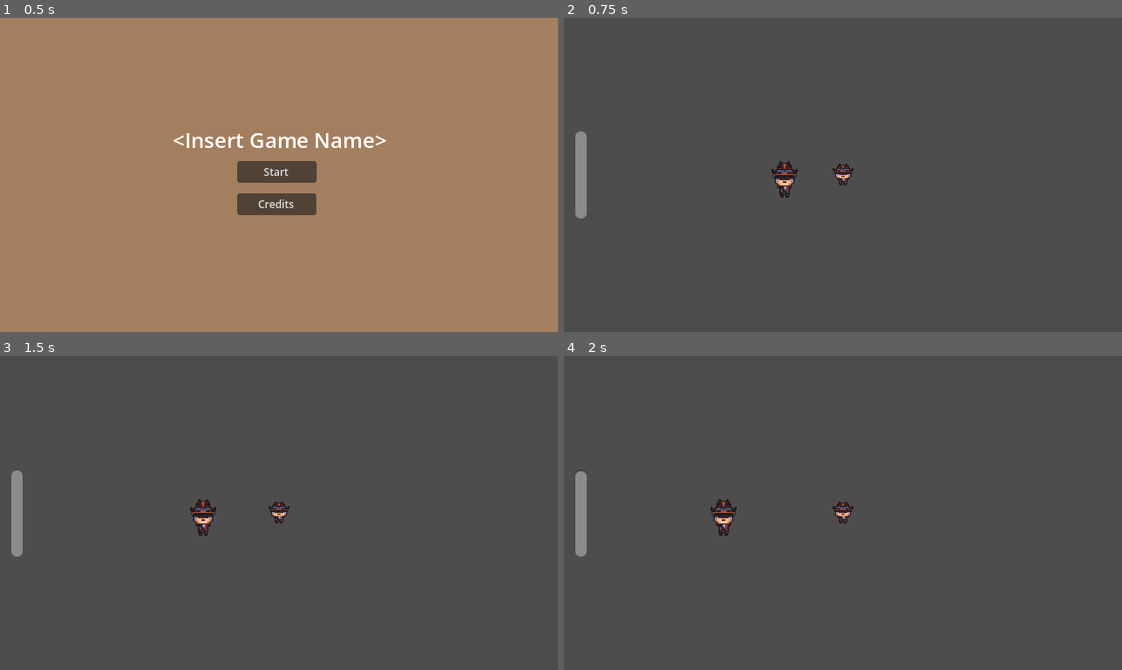
Above: before the commit, frames 1-4 (two rows, left to right).
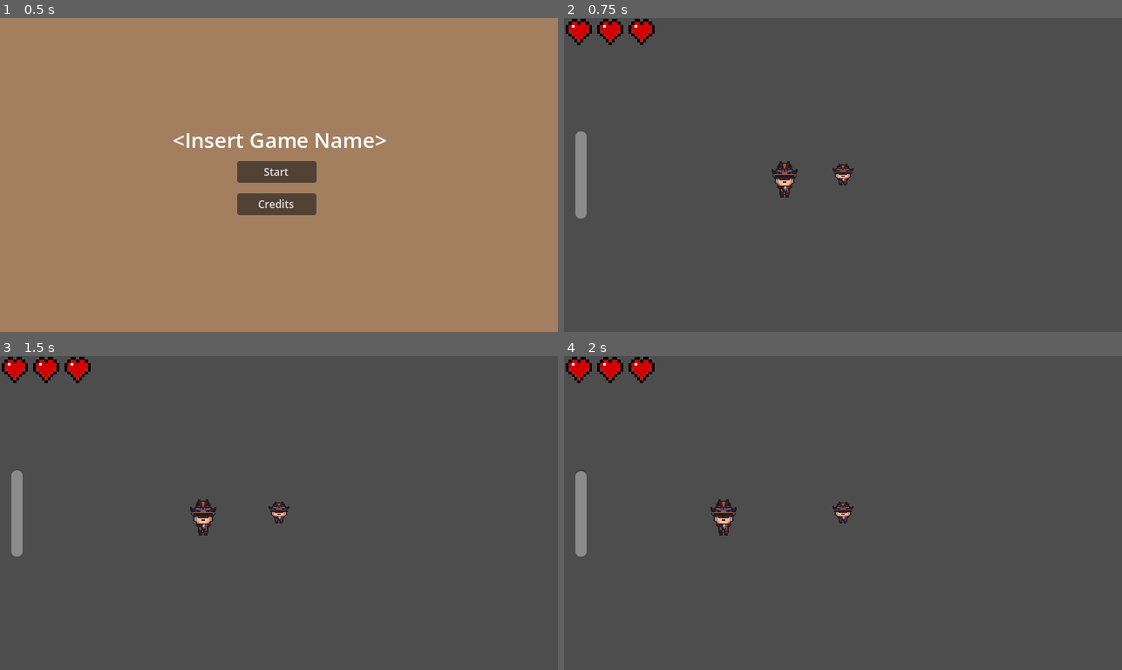
Above: after the commit, the same moments.

Repository: longv1-code/chillennium-26
Game: Godot game, scene res://scenes/main_menu.tscn
Same seed, same stepped clock (60 frames per second), same inputs: the game is played once before the commit and once after it.
Inputs:
- Up to frame 1 (0.5 s): no input
- Up to frame 2 (0.75 s): click "Start" at 0.5 s
- Up to frame 3 (1.5 s): tap Enter at 1.25 s; hold D (move_right) from 1.28 s (still down); hold F (interact) from 1.28 s (still down)
- Up to frame 4 (2 s): keep holding D (move_right); keep holding F (interact); tap Space (qte_action) at 1.55 s

Frame 1 is identical in both runs. In frame 2, 0.8% of the frame differs, in the area x 0-17%, y 0-9%; in frame 3, 0.8%; in frame 4, 0.8%.

Commit message:
working tap qte

Diff:
--- a/health_ui.tscn
+++ b/health_ui.tscn
@@ -1,6 +1,7 @@
 [gd_scene format=3 uid="uid://dhwe0e6bpik2p"]
 
-[ext_resource type="Script" path="res://health_ui.gd" id="1_tt5l4"]
+[ext_resource type="Script" uid="uid://ckn2p2lcwwt6d" path="res://health_ui.gd" id="1_tt5l4"]
+[ext_resource type="Texture2D" uid="uid://ni7diy68044w" path="res://heart.png" id="2_iy3an"]
 
 [node name="HealthUI" type="Control" unique_id=2111925015]
 layout_mode = 3
@@ -14,10 +15,22 @@
 offset_bottom = 70.0
 
 [node name="Heart1" type="TextureRect" parent="HBoxContainer" unique_id=1585528174]
+custom_minimum_size = Vector2(32, 32)
 layout_mode = 2
+texture = ExtResource("2_iy3an")
+expand_mode = 1
+stretch_mode = 4
 
 [node name="Heart2" type="TextureRect" parent="HBoxContainer" unique_id=1711671000]
+custom_minimum_size = Vector2(32, 32)
 layout_mode = 2
+texture = ExtResource("2_iy3an")
+expand_mode = 1
+stretch_mode = 4
 
 [node name="Heart3" type="TextureRect" parent="HBoxContainer" unique_id=815134533]
+custom_minimum_size = Vector2(32, 32)
 layout_mode = 2
+texture = ExtResource("2_iy3an")
+expand_mode = 1
+stretch_mode = 4
--- a/player.gd
+++ b/player.gd
@@ -9,11 +9,13 @@
 var qte_active: bool = false
 var qte_target: Node = null
 
+# movement
 func _physics_process(delta: float) -> void:
 	var direction = Input.get_vector("move_left", "move_right", "move_up", "move_down")
 	velocity = direction * speed * delta
 	move_and_slide()
 
+# item interaction
 func _on_interaction_area_body_entered(body: Node2D) -> void:
 	if body.is_in_group("items"): # detects nearby items
 		nearby_item = body
@@ -30,13 +32,14 @@
 		nearby_item.queue_free()
 		nearby_item = null
 
+# monster interaction
 func take_damage(): # take 1 damage from monster
 	print("Player damaged")
 	health -= 1
 	health_ui.set_health(health)
 signal qte_triggered(enemy)
 
-func _on_detection_area_body_entered(body: Node2D) -> void:
+func _on_detection_area_body_entered(body: Node2D) -> void: # if monster is within radius to trigger QTE
 	if body.is_in_group("enemies") and not qte_active:
 		qte_active = true
 		qte_target = body
--- a/player.tscn
+++ b/player.tscn
@@ -7,10 +7,10 @@
 [sub_resource type="CapsuleShape2D" id="CapsuleShape2D_onrkg"]
 
 [sub_resource type="CircleShape2D" id="CircleShape2D_i3pqv"]
-radius = 100.005
+radius = 65.0
 
 [sub_resource type="CircleShape2D" id="CircleShape2D_4flbx"]
-radius = 37.0
+radius = 24.0
 
 [node name="Player" type="CharacterBody2D" unique_id=826294922]
 script = ExtResource("1_4flbx")
@@ -24,13 +24,11 @@
 shape = SubResource("CapsuleShape2D_onrkg")
 
 [node name="DetectionArea" type="Area2D" parent="." unique_id=98532339]
-visible = false
 
 [node name="CollisionShape2D" type="CollisionShape2D" parent="DetectionArea" unique_id=1489854229]
 shape = SubResource("CircleShape2D_i3pqv")
 
 [node name="InteractionArea" type="Area2D" parent="." unique_id=474102073]
-visible = false
 
 [node name="CollisionShape2D" type="CollisionShape2D" parent="InteractionArea" unique_id=948666137]
 shape = SubResource("CircleShape2D_4flbx")
--- /dev/null
+++ b/qte_test.gd
@@ -0,0 +1,23 @@
+extends Node2D
+
+@onready var qte_ui = $QTEUI
+@onready var test_enemy = $TestEnemy
+
+func _ready():
+	qte_ui.qte_success.connect(_on_qte_success)
+	qte_ui.qte_fail.connect(_on_qte_fail)
+
+func _input(event):
+	if event.is_action_pressed("qte_action"):
+		print("Pressed space for testing!")
+
+# optional Button signal:
+func _on_test_button_pressed() -> void:
+	print("Starting Timing QTE")
+	qte_ui.start_qte(test_enemy)
+
+func _on_qte_success(enemy):
+	print("QTE Success! Target:", enemy.name)
+
+func _on_qte_fail():
+	print("QTE Failed!")
--- /dev/null
+++ b/qte_test.tscn
@@ -0,0 +1,20 @@
+[gd_scene format=3 uid="uid://byp1t3ytasov1"]
+
+[ext_resource type="PackedScene" uid="uid://8taesmmsmvrb" path="res://qteui.tscn" id="1_kf2lh"]
+[ext_resource type="Script" uid="uid://ci2jhgpjeynd4" path="res://qte_test.gd" id="1_qpoqp"]
+
+[node name="Node2D" type="Node2D" unique_id=309763529]
+script = ExtResource("1_qpoqp")
+
+[node name="QTEUI" parent="." unique_id=1385992707 instance=ExtResource("1_kf2lh")]
+
+[node name="TestEnemy" type="Node2D" parent="." unique_id=75338288]
+
+[node name="TestButton" type="Button" parent="." unique_id=196476006]
+offset_left = 8.0
+offset_top = 317.0
+offset_right = 74.0
+offset_bottom = 351.0
+text = "Test"
+
+[connection signal="pressed" from="TestButton" to="." method="_on_test_button_pressed"]
--- a/qteui.gd
+++ b/qteui.gd
@@ -1,6 +1,6 @@
 extends Control
 
-# time space once
+# Timing QTE
 @export var qte_duration: float = 1.5
 @export var perfect_window: float = 0.15
 
@@ -8,31 +8,77 @@
 var active: bool = false
 var target: Node = null
 
-# spamming space
+# Spam QTE
 @export var spam_required: int = 15
 @export var spam_duration: float = 2.0
 
 var spam_count: int = 0
 var spam_mode: bool = false
 
+var perfect_time: float
+
 signal qte_success(target)
 signal qte_fail
 
 func _ready():
-	randomize()
 	visible = false
+	center_qte_container()
 
-func start_qte(enemy):
+# Centers QTEContainer on screen (Godot 4 safe)
+func center_qte_container():
+	var screen_size = get_viewport().get_visible_rect().size
+	var container_size = $QTEContainer.get_size() # works on Control nodes in Godot 4
+	$QTEContainer.position = screen_size / 2 - container_size / 2
+
+func _align_approach_to_hit():
+	var hit_circle = $QTEContainer/HitCircle
+	var approach_circle = $QTEContainer/ApproachCircle
+
+	# Pivot from center so scaling doesn't shift position
+	approach_circle.pivot_offset = approach_circle.size / 2
+
+	# Calculate centers and align
+	var hit_center = hit_circle.position + hit_circle.size / 2
+	approach_circle.position = hit_center - approach_circle.size / 2
+
+# Start Timing QTE
+func start_qte(enemy: Node):
+	if active:
+		return
+	stop_qte()
 	target = enemy
 	time_left = qte_duration
 	active = true
+	spam_mode = false
 	visible = true
 
-	randomize_position()
+	var hit_circle = $QTEContainer/HitCircle
+	var approach_circle = $QTEContainer/ApproachCircle
 
-	$QTEContainer/ApproachCircle.scale = Vector2(2, 2)
+	# reset scale
+	approach_circle.scale = Vector2(2, 2)
 
-func start_spam_qte(enemy):
+	# center approach circle
+	_align_approach_to_hit()
+
+	# calculate perfect timing in seconds
+	var approach_radius = approach_circle.size.x / 2
+	var hit_radius = hit_circle.size.x / 2
+
+	# Ensure approach circle always starts visually outside the hit circle
+	var start_scale = (hit_radius / approach_radius) * 2.5  # 2.5 gives a comfortable starting gap
+	approach_circle.scale = Vector2(start_scale, start_scale)
+	_align_approach_to_hit()
+
+	# Recalculate perfect_time with the dynamic start scale
+	perfect_time = (hit_radius / approach_radius) * qte_duration / start_scale
+	print("Start scale: ", start_scale, " | Perfect time: ", perfect_time)
+
+# Start Spam QTE
+func start_spam_qte(enemy: Node):
+	if active:
+		return
+	stop_qte()
 	target = enemy
 	spam_count = 0
 	time_left = spam_duration
@@ -40,6 +86,10 @@
 	active = true
 	visible = true
 
+	$QTEContainer/ApproachCircle.scale = Vector2(2, 2)
+	_align_approach_to_hit()
+
+# Process QTE
 func _process(delta):
 	if not active:
 		return
@@ -49,23 +99,25 @@
 	else:
 		process_timing(delta)
 
+# Timing QTE
 func process_timing(delta):
 	time_left -= delta
-
 	var ratio = time_left / qte_duration
 	$QTEContainer/ApproachCircle.scale = Vector2(2, 2) * ratio
 
 	if Input.is_action_just_pressed("qte_action"):
-		if abs(time_left) <= perfect_window:
+		if abs(time_left - perfect_time) <= perfect_window:
 			qte_success.emit(target)
 		else:
 			qte_fail.emit()
 		stop_qte()
+		return
 
 	if time_left <= 0:
 		qte_fail.emit()
 		stop_qte()
 
+# Spam QTE
 func process_spam(delta):
 	time_left -= delta
 
@@ -75,27 +127,17 @@
 	if spam_count >= spam_required:
 		qte_success.emit(target)
 		stop_qte()
+		return
 
 	if time_left <= 0:
 		qte_fail.emit()
 		stop_qte()
 
+# Stop / Reset QTE
 func stop_qte():
 	active = false
+	spam_mode = false
 	visible = false
 	target = null
-
-func randomize_position():
-	var screen_size = get_viewport_rect().size
-
-	var center = screen_size / 2
-
-	var range_x = 200
-	var range_y = 150
-
-	var random_offset = Vector2(
-		randf_range(-range_x, range_x),
-		randf_range(-range_y, range_y)
-	)
-
-	$QTEContainer.position = center + random_offset - ($QTEContainer.size / 2)
+	time_left = 0.0
+	spam_count = 0
--- a/qteui.tscn
+++ b/qteui.tscn
@@ -15,9 +15,33 @@
 
 [node name="QTEContainer" type="Control" parent="." unique_id=1925668446]
 layout_mode = 1
-anchors_preset = 0
-offset_right = 349.0
-offset_bottom = 226.0
+anchors_preset = 8
+anchor_left = 0.5
+anchor_top = 0.5
+anchor_right = 0.5
+anchor_bottom = 0.5
+offset_left = -174.5
+offset_top = -113.0
+offset_right = 174.5
+offset_bottom = 113.0
+grow_horizontal = 2
+grow_vertical = 2
+
+[node name="ApproachCircle" type="TextureRect" parent="QTEContainer" unique_id=2003307833]
+layout_mode = 1
+anchors_preset = 8
+anchor_left = 0.5
+anchor_top = 0.5
+anchor_right = 0.5
+anchor_bottom = 0.5
+offset_left = -28.0
+offset_top = -19.0
+offset_right = 26.0
+offset_bottom = 35.0
+grow_horizontal = 2
+grow_vertical = 2
+texture = ExtResource("3_t4wb5")
+expand_mode = 1
 
 [node name="HitCircle" type="TextureRect" parent="QTEContainer" unique_id=1591211643]
 layout_mode = 1
@@ -26,27 +50,11 @@
 anchor_top = 0.5
 anchor_right = 0.5
 anchor_bottom = 0.5
-offset_left = 291.5
-offset_top = 151.5
-offset_right = 308.5
-offset_bottom = 168.5
+offset_left = -19.0
+offset_top = -10.5
+offset_right = 16.0
+offset_bottom = 24.5
 grow_horizontal = 2
 grow_vertical = 2
 texture = ExtResource("2_sylqv")
 expand_mode = 1
-
-[node name="ApproachCircle" type="TextureRect" parent="QTEContainer" unique_id=2003307833]
-layout_mode = 1
-anchors_preset = 8
-anchor_left = 0.5
-anchor_top = 0.5
-anchor_right = 0.5
-anchor_bottom = 0.5
-offset_left = 276.5
-offset_top = 137.0
-offset_right = 324.5
-offset_bottom = 185.0
-grow_horizontal = 2
-grow_vertical = 2
-texture = ExtResource("3_t4wb5")
-expand_mode = 1
--- a/scenes/game.gd
+++ b/scenes/game.gd
@@ -2,12 +2,10 @@
 
 @onready var player = $Player
 @onready var qte_ui = $UI/QTEUI
+@onready var health_ui = $UI/health_ui
 
 func _ready():
-	# player.qte_triggered.connect(func(enemy):
-		# qte_ui.start_qte(enemy, mode=0) # 0 = timing, 1 = spam
-	# )
-
+	player.qte_triggered.connect(qte_ui.start_qte)
 	qte_ui.qte_success.connect(_on_qte_success)
 	qte_ui.qte_fail.connect(_on_qte_fail)
 
--- a/scenes/game.tscn
+++ b/scenes/game.tscn
@@ -3,6 +3,7 @@
 [ext_resource type="PackedScene" uid="uid://cv6egniu8glmy" path="res://sanitybar.tscn" id="1_lnu2h"]
 [ext_resource type="PackedScene" uid="uid://8taesmmsmvrb" path="res://qteui.tscn" id="2_lbhrr"]
 [ext_resource type="PackedScene" uid="uid://rhj4rey25cka" path="res://player.tscn" id="3_iywne"]
+[ext_resource type="PackedScene" uid="uid://dhwe0e6bpik2p" path="res://health_ui.tscn" id="3_p57ef"]
 [ext_resource type="Texture2D" uid="uid://dhxkvdiv66cut" path="res://main_player.png" id="4_lbhrr"]
 
 [sub_resource type="GDScript" id="GDScript_80nbo"]
@@ -47,6 +48,8 @@
 offset_right = 663.0
 offset_bottom = -96.0
 
+[node name="HealthUI" parent="UI" unique_id=2111925015 instance=ExtResource("3_p57ef")]
+
 [node name="Player" parent="." unique_id=826294922 instance=ExtResource("3_iywne")]
 position = Vector2(320, 180)
 
Binary file added: heart.png
Not shown, added: heart.png.import
Not shown, added: qte_test.gd.uid
